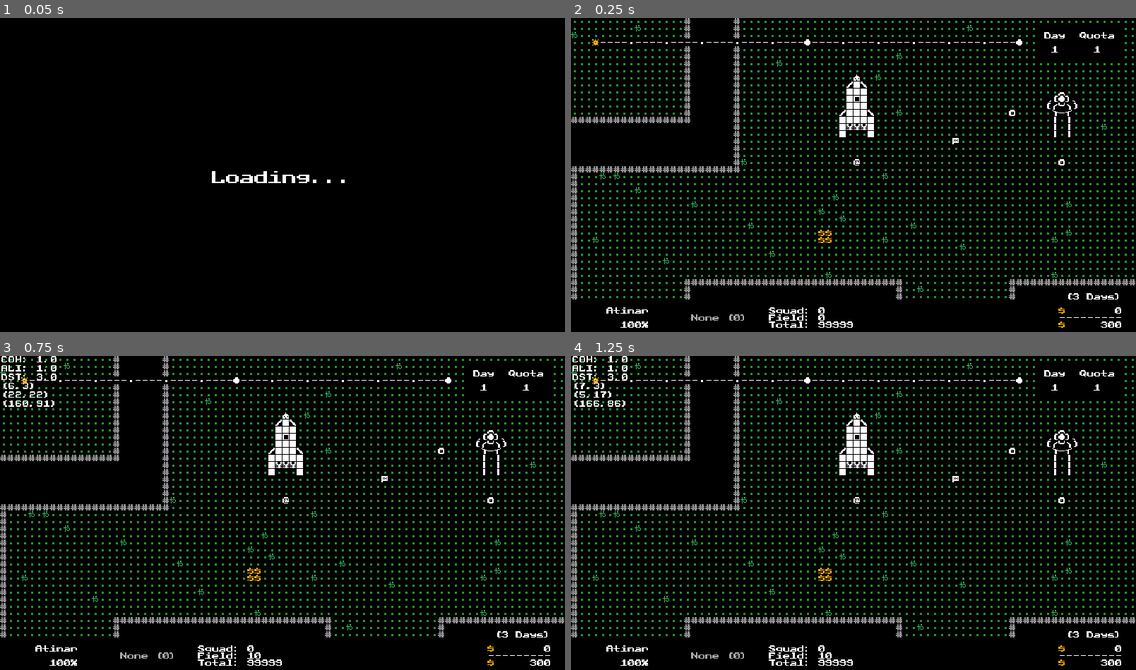
Above: before the commit, frames 1-4 (two rows, left to right).
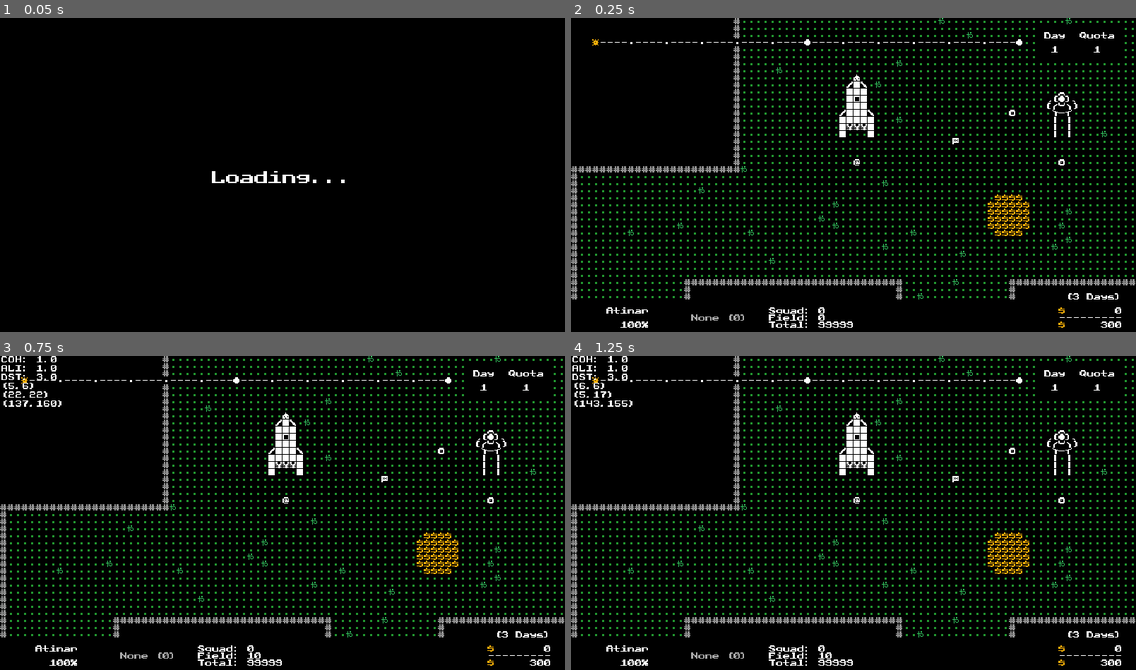
Above: after the commit, the same moments.

Repository: w00tyd00d/Roguemin
Game: Godot game, scene res://prefabs/main.tscn
Same seed, same stepped clock (60 frames per second), same inputs: the game is played once before the commit and once after it.
Inputs (mouse positions are in pixels of both pictures, inside the frame that each line leads up to):
- Up to frame 1 (0.05 s): no input
- Up to frame 2 (0.25 s): no input
- Up to frame 3 (0.75 s): tap Enter (c_confirm) at 0.5 s; drag from (282, 497) to (339, 443) at 0.52 s
- Up to frame 4 (1.25 s): no input

Frame 1 is identical in both runs. In frame 2, 2.0% of the frame differs, in the area x 0-95%, y 0-90%; in frame 3, 2.1%; in frame 4, 2.1%.

Commit message:
Added a debug_mode export variable to Main

Diff:
--- a/prefabs/attack_indicator.tscn
+++ b/prefabs/attack_indicator.tscn
@@ -4,11 +4,12 @@
 [ext_resource type="Script" uid="uid://bjhpd4np6ffbs" path="res://scripts/attack_indicator.gd" id="2_vx3bl"]
 
 [node name="AttackIndicator" instance=ExtResource("1_dnwwi")]
+top_level = true
 tile_map_data = PackedByteArray(0, 0, 0, 0, 0, 0, 0, 0, 24, 0, 1, 0, 3, 0)
 script = ExtResource("2_vx3bl")
 attack_type = 0
 attack_range = 0.0
-attack_angle = null
+attack_angle = 0.0
 
 [node name="BackgroundLayer" parent="." index="0"]
 tile_map_data = PackedByteArray(0, 0, 0, 0, 0, 0, 2, 0, 1, 0, 0, 0, 0, 0)
--- a/prefabs/main.tscn
+++ b/prefabs/main.tscn
@@ -7,6 +7,7 @@
 
 [node name="Main" type="Node"]
 script = ExtResource("1_8yigv")
+debug_mode = true
 
 [node name="MainScreen" parent="." instance=ExtResource("3_tpkjm")]
 
--- a/scripts/main.gd
+++ b/scripts/main.gd
@@ -1,4 +1,6 @@
 extends Node
+
+@export var debug_mode := false
 
 var world_factory := WorldFactory.new()
 
@@ -19,10 +21,10 @@
     GameState.new_game.connect(new_game)
 
     # We keep these nodes as a children to the game screen, but we inject
-    # references to them to the world factory so that it may utilize them
-    # world_factory.unit_manager = unit_manager
+    # references to them to GameSate and WorldFactory
     GameState.unit_manager = unit_manager
     world_factory.game_viewport = game_viewport
+    world_factory.debug_mode = debug_mode
 
     # FOR DEBUGGING PURPOSES, AUTOMATICALLY GO RIGHT TO GAME
     game_started = true
@@ -53,7 +55,6 @@
     if GameState.world:
         GameState.world.queue_free()
 
-
     GameState.toggle_hud.emit(false)
     game_screen.hide()
     loading_screen.show()
--- a/scripts/world/factory/world_architect.gd
+++ b/scripts/world/factory/world_architect.gd
@@ -9,13 +9,17 @@
 
 # The astar grid to navigate the chunks
 var astar : AStarChunks
+
+var debug_mode: bool
 
 # Marked chunks to spawn walkers at when ready to make paths (outside of room)
 # The bool represents if the walker is connected to the main path or not
 var _marked_exit_chunks : Dictionary[Chunk, bool] = {}
 
 
-func run(world: World) -> void:
+func run(world: World, debug: bool) -> void:
+    debug_mode = debug
+
     generate_infrastructure(world)
     generate_rooms(world)
     generate_exits(world)
@@ -179,8 +183,18 @@
 
 func _place_home_base(world: World) -> void:
     # Establish the home base room location and four initial exits
-    var base_x := RNG.randi_range(2, world.size.x-5)
-    var base_y := RNG.randi_range(2, world.size.y-4)
+    var base_x: int
+    var base_y: int
+
+    if debug_mode:
+        @warning_ignore("integer_division")
+        base_x = Globals.WORLD_SIZE.x / 2 - 1
+        @warning_ignore("integer_division")
+        base_y = Globals.WORLD_SIZE.y / 2
+    else:
+        base_x = RNG.randi_range(2, world.size.x-5)
+        base_y = RNG.randi_range(2, world.size.y-4)
+
 
     _place_room(world, Vector2i(base_x, base_y), Rooms.HOME_BASE)
     var base_room := world.rooms[0]
@@ -204,6 +218,11 @@
 
 
 func _place_world_rooms(world: World) -> void:
+    if debug_mode:
+        # Place combat room
+        _place_room(world, Vector2i(5,2), Rooms.ROOM_3X4)
+        return
+
     var room_total := RNG.randi_range(5,6)
     var room_count := 1 # Home base is already created
     var loops := 0
--- a/scripts/world/factory/world_factory.gd
+++ b/scripts/world/factory/world_factory.gd
@@ -14,9 +14,9 @@
 var navigator := WorldNavigator.new() # Nayru
 var populator := WorldPopulator.new() # Farore
 
-# Assigned by GameScreen at runtime
-# var unit_container : UnitManager
+# Assigned by Main at runtime
 var game_viewport : SubViewport
+var debug_mode := false
 
 
 func generate_new_world() -> World:
@@ -26,9 +26,9 @@
     # when running it through the factory
     game_viewport.add_child(world)
 
-    architect.run(world)
-    navigator.run(world)
-    populator.run(world)
+    architect.run(world, debug_mode)
+    navigator.run(world, debug_mode)
+    populator.run(world, debug_mode)
 
     return world
 
--- a/scripts/world/factory/world_navigator.gd
+++ b/scripts/world/factory/world_navigator.gd
@@ -10,10 +10,14 @@
 
 const WALL_STEP_LIMIT := 7
 
+var debug_mode: bool
+
 var _wall_tiles : Dictionary[Tile, int] = {}
 
 
-func run(world: World) -> void:
+func run(world: World, debug: bool) -> void:
+    debug_mode = debug
+
     _wall_tiles = {}
     await generate_salvage_paths(world)
 
--- a/scripts/world/factory/world_populator.gd
+++ b/scripts/world/factory/world_populator.gd
@@ -4,15 +4,23 @@
 
 var RNG := GameState.RNG
 
+var debug_mode: bool
 
-func run(world: World) -> void:
+
+func run(world: World, debug: bool) -> void:
+    debug_mode = debug
+
     generate_enemies(world)
     generate_treasure(world)
 
 
 func generate_enemies(world: World) -> void:
     # Place Spotty Red enemy at specific location for now
-    var pos := world.get_chunk(Vector2i(2,1)).center
+    var pos: Vector2i
+    if debug_mode:
+        pos = world.get_chunk(Vector2i(6,4)).center
+    else:
+        pos = world.get_chunk(Vector2i(2,1)).center
 
     world.spawn_entity(SpottyRed, pos)
 
--- a/scripts/world/rooms/rooms.gd
+++ b/scripts/world/rooms/rooms.gd
@@ -5,14 +5,14 @@
 
 static var HOME_BASE := preload("res://prefabs/rooms/main_base_room.tscn").instantiate()
 
-static var ROOM_2X2 := preload("res://prefabs/rooms/room_2x2.tscn").instantiate()
-static var ROOM_2X3 := preload("res://prefabs/rooms/room_2x3.tscn").instantiate()
-static var ROOM_2X4 := preload("res://prefabs/rooms/room_2x4.tscn").instantiate()
-static var ROOM_3X2 := preload("res://prefabs/rooms/room_3x2.tscn").instantiate()
-static var ROOM_3X3 := preload("res://prefabs/rooms/room_3x3.tscn").instantiate()
-static var ROOM_3X4 := preload("res://prefabs/rooms/room_3x4.tscn").instantiate()
-static var ROOM_4X2 := preload("res://prefabs/rooms/room_4x2.tscn").instantiate()
-static var ROOM_4X3 := preload("res://prefabs/rooms/room_4x3.tscn").instantiate()
+static var ROOM_2X2: RoomBlueprint = preload("res://prefabs/rooms/room_2x2.tscn").instantiate()
+static var ROOM_2X3: RoomBlueprint = preload("res://prefabs/rooms/room_2x3.tscn").instantiate()
+static var ROOM_2X4: RoomBlueprint = preload("res://prefabs/rooms/room_2x4.tscn").instantiate()
+static var ROOM_3X2: RoomBlueprint = preload("res://prefabs/rooms/room_3x2.tscn").instantiate()
+static var ROOM_3X3: RoomBlueprint = preload("res://prefabs/rooms/room_3x3.tscn").instantiate()
+static var ROOM_3X4: RoomBlueprint = preload("res://prefabs/rooms/room_3x4.tscn").instantiate()
+static var ROOM_4X2: RoomBlueprint = preload("res://prefabs/rooms/room_4x2.tscn").instantiate()
+static var ROOM_4X3: RoomBlueprint = preload("res://prefabs/rooms/room_4x3.tscn").instantiate()
 
 static var ALL_ROOMS : Array[RoomBlueprint] = [
     ROOM_2X2,
